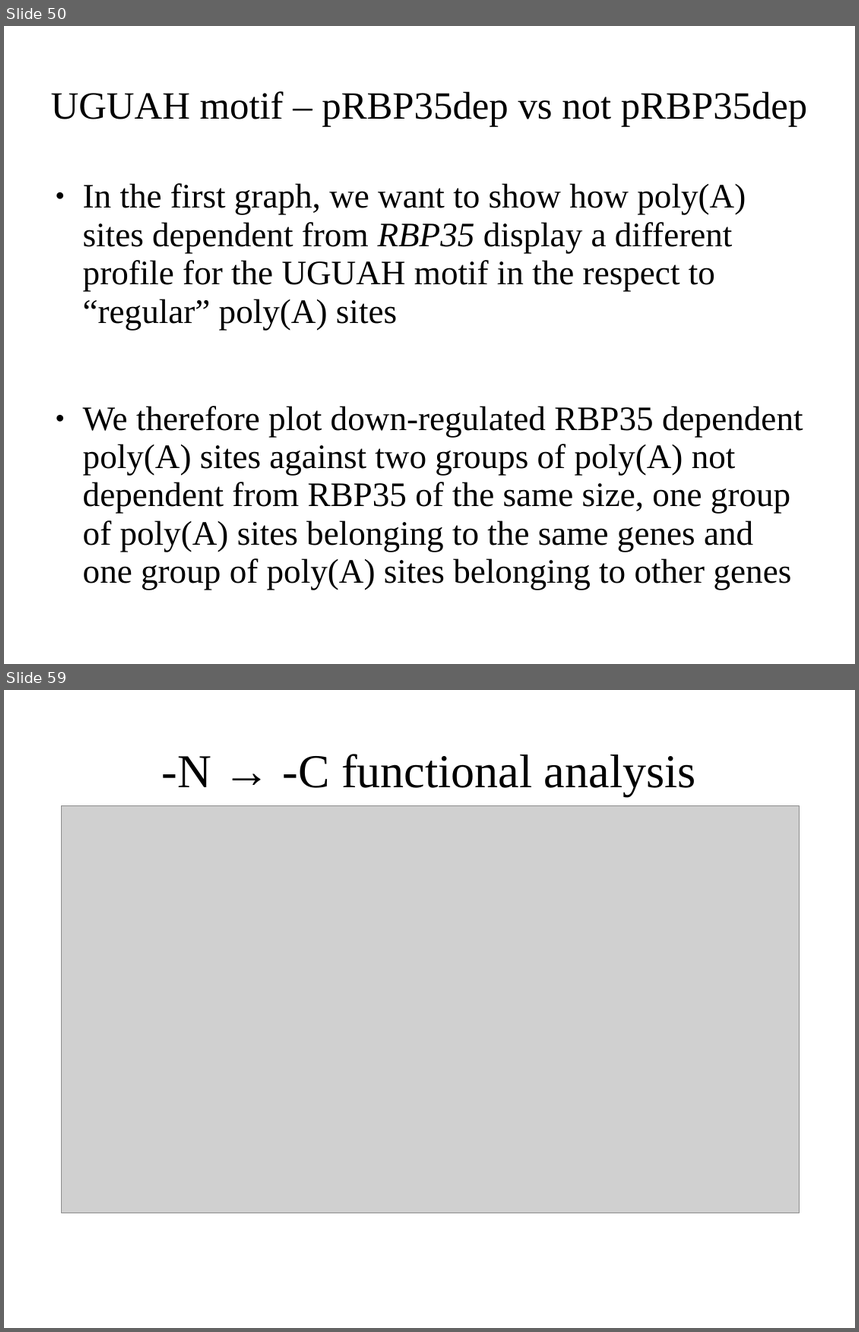
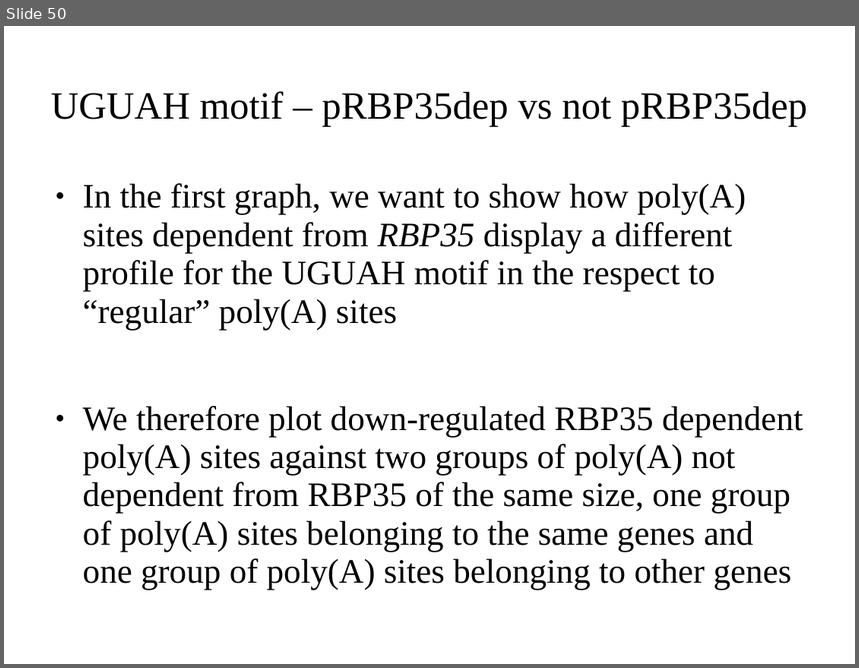
Before and after one commit to wilkinsonlab/m-oryzae-polya, a slide deck: doc/oryzae_presentation.odp. Shown one above the other, each under a label of ours: slides 50 and 59 before the commit, slide 50 after it; the slides between them are not shown. The pictures are 859x1332 and 859x668 pixels, drawn with LibreOffice and Linux fonts; fonts in the diff are those of the drawing; grey boxes stand for pictures. Boxes give left, top, right and bottom in pixels: in the first picture for what was removed or moved away, otherwise in the second. Text is boxed around its words. In the diff, an @@ line names an element or a change of style, - is before the commit and + after.

```diff
--- a/doc/oryzae_presentation.odp
+++ b/doc/oryzae_presentation.odp
@@ slide 59 removed at (x1=4, y1=690, x2=855, y2=1328), background #FFFFFF @@
@@ title removed at (x1=162, y1=754, x2=696, y2=796) @@
--N → -C functional analysis
@@ picture removed at (x1=61, y1=806, x2=800, y2=1214) @@
```
Also in this commit, not shown: 5 slides changed, 4 other slides removed, 4 other files.
